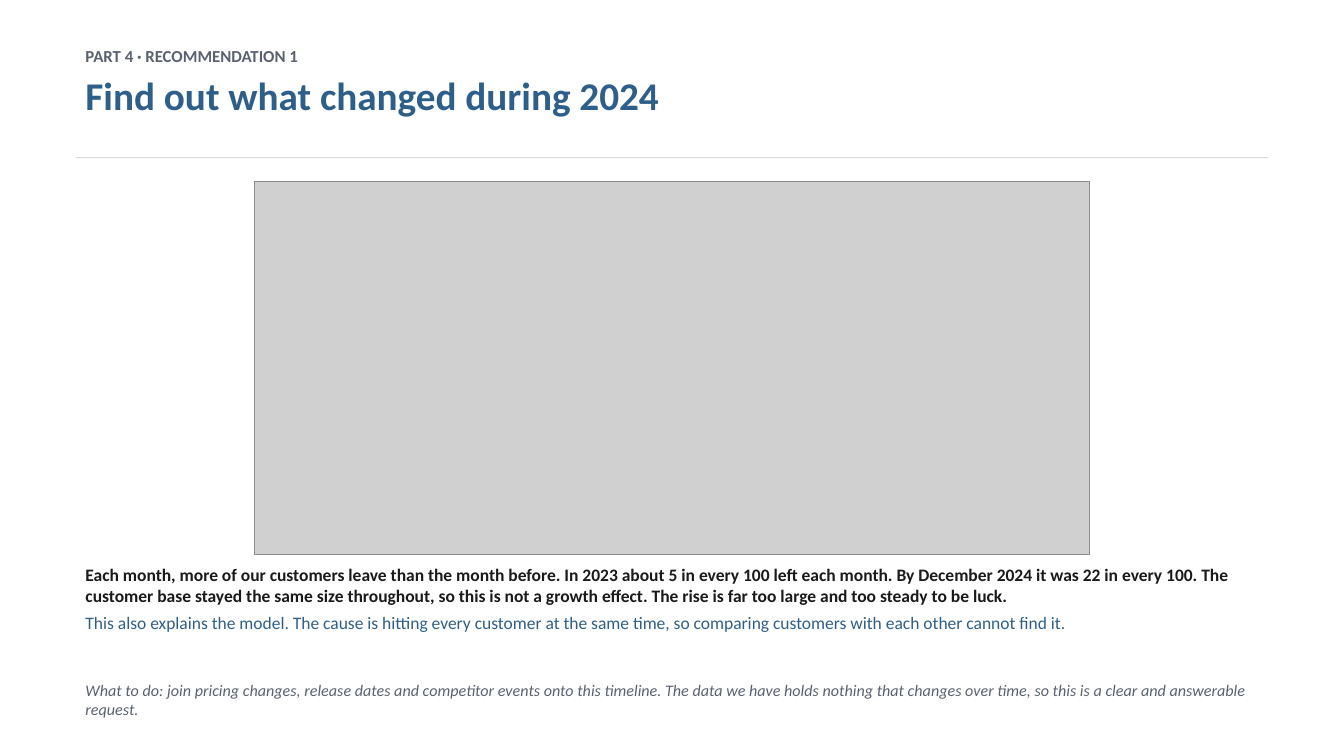
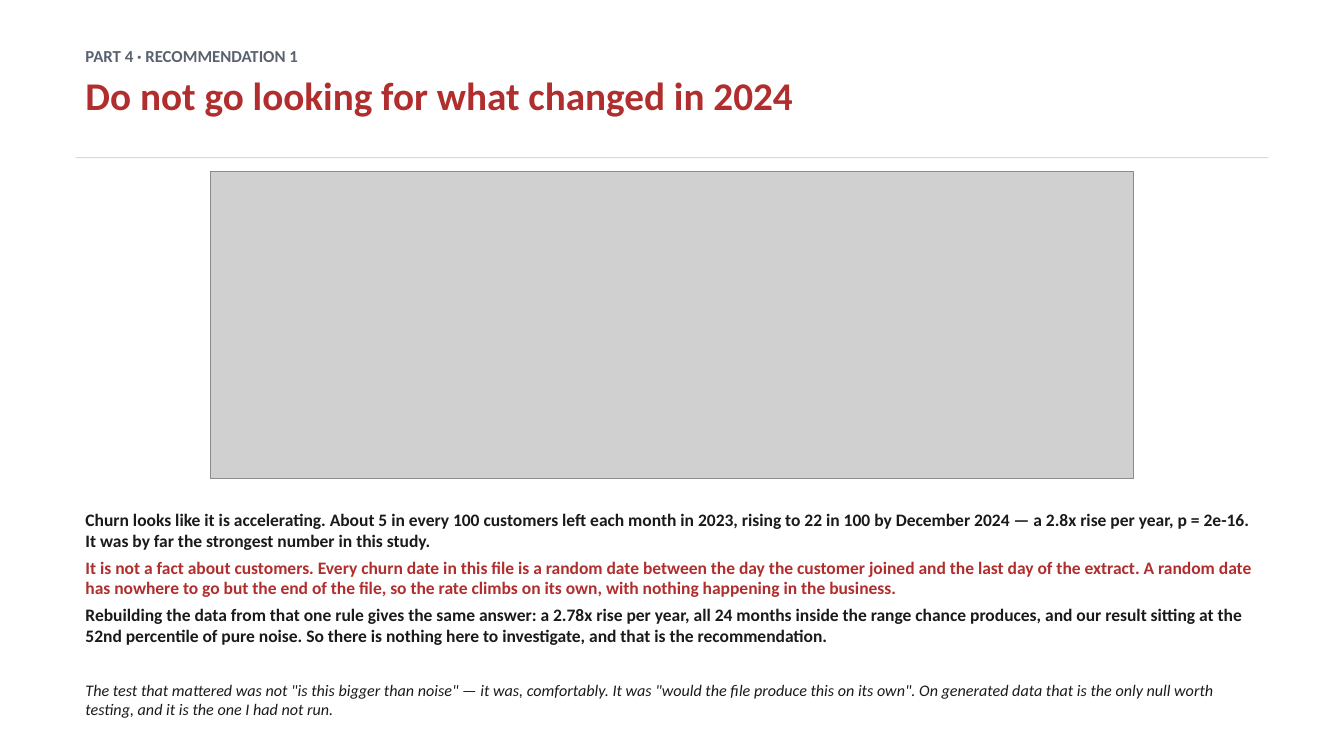
Before and after one commit to dmitriyratu/avepoint-churn-case-study, a slide deck: slide 10 of outputs/AvePoint_Case_Study.pptx. Drawn at 1344x756 pixels with LibreOffice and Linux fonts; fonts in the diff are those of the drawing; grey boxes stand for pictures. Boxes give left, top, right and bottom in pixels: in the first picture for what was removed or moved away, otherwise in the second. Text is boxed around its words. In the diff, an @@ line names an element or a change of style, - is before the commit and + after.

Commit message:
Update documentation and analysis regarding churn predictions and data integrity
- Revised `README.md` to clarify that the dataset cannot determine why customers leave, emphasizing that the observed churn patterns are artifacts of data generation rather than genuine trends.
- Enhanced `ASSUMPTIONS.md` to detail the implications of right-truncation on churn date analysis, reinforcing the need for accurate data interpretation.
- Updated `PRODUCT_QUESTIONS.md` to reflect the findings from notebooks 11-16, highlighting the limitations of the dataset in predicting churn and the withdrawal of previous recommendations based on flawed assumptions.
- Introduced `16_generator_audit.py` to audit the one positive finding, demonstrating that the churn hazard observed is a result of random date generation rather than a true business change.

These changes aim to improve the understanding of the dataset's limitations and ensure accurate communication of findings related to customer churn.

```diff
--- a/outputs/AvePoint_Case_Study.pptx
+++ b/outputs/AvePoint_Case_Study.pptx
@@ text at <box>85,82,792,117</box>: text changed; text colour #2E5F8A to #B02E2E @@
-Find out what changed during 2024
+Do not go looking for what changed in 2024
@@ picture: place and size @@
-picture at <box>254,181,1090,555</box>
+picture at <box>210,171,1133,479</box>
@@ text at <box>85,513,1251,645</box>: text changed @@
-Each month, more of our customers leave than the month before. In 2023 about 5 in every 100 left each month. By December 2024 it was 22 in every 100. The customer base stayed the same size throughout, so this is not a growth effect. The rise is far too large and too steady to be luck.
-This also explains the model. The cause is hitting every customer at the same time, so comparing customers with each other cannot find it.
+Churn looks like it is accelerating. About 5 in every 100 customers left each month in 2023, rising to 22 in 100 by December 2024 — a 2.8x rise per year, p = 2e-16. It was by far the strongest number in this study.
+It is not a fact about customers. Every churn date in this file is a random date between the day the customer joined and the last day of the extract. A random date has nowhere to go but the end of the file, so the rate climbs on its own, with nothing happening in the business.
+Rebuilding the data from that one rule gives the same answer: a 2.78x rise per year, all 24 months inside the range chance produces, and our result sitting at the 52nd percentile of pure noise. So there is nothing here to investigate, and that is the recommendation.
@@ text at <box>85,684,1213,718</box>: text changed; text colour #5A6270 to #1A1A1A @@
-What to do: join pricing changes, release dates and competitor events onto this timeline. The data we have holds nothing that changes over time, so this is a clear and answerable request.
+The test that mattered was not "is this bigger than noise" — it was, comfortably. It was "would the file produce this on its own". On generated data that is the only null worth testing, and it is the one I had not run.
```
Also in this commit, not shown: 8 other slides changed, 27 other files.
